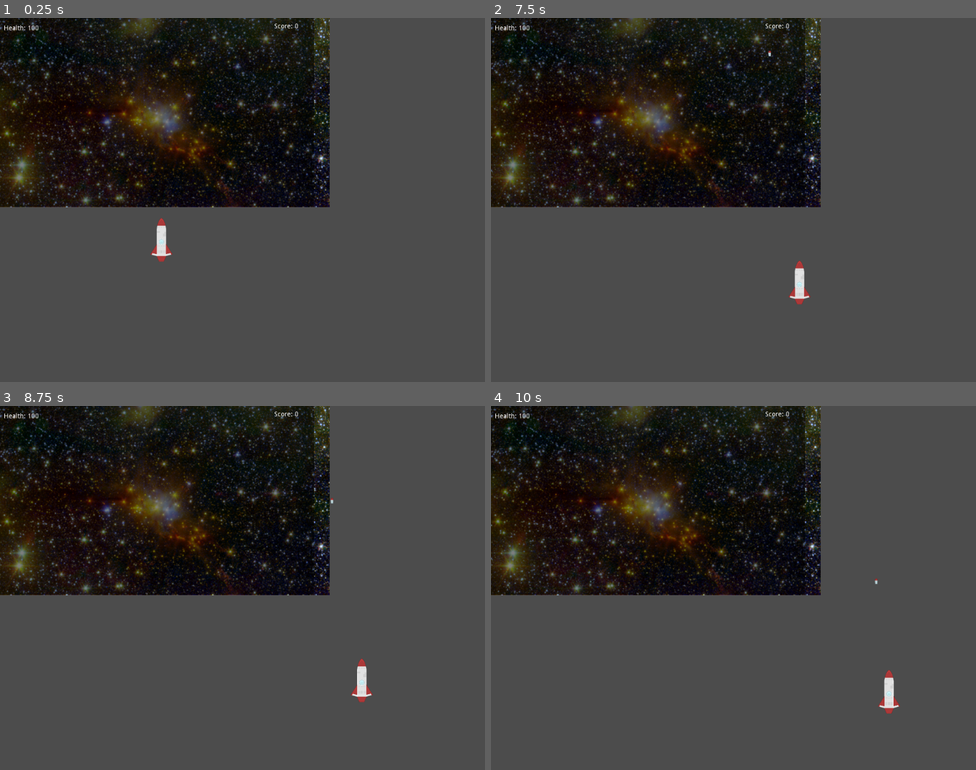
Above: before the commit, frames 1-4 (two rows, left to right).
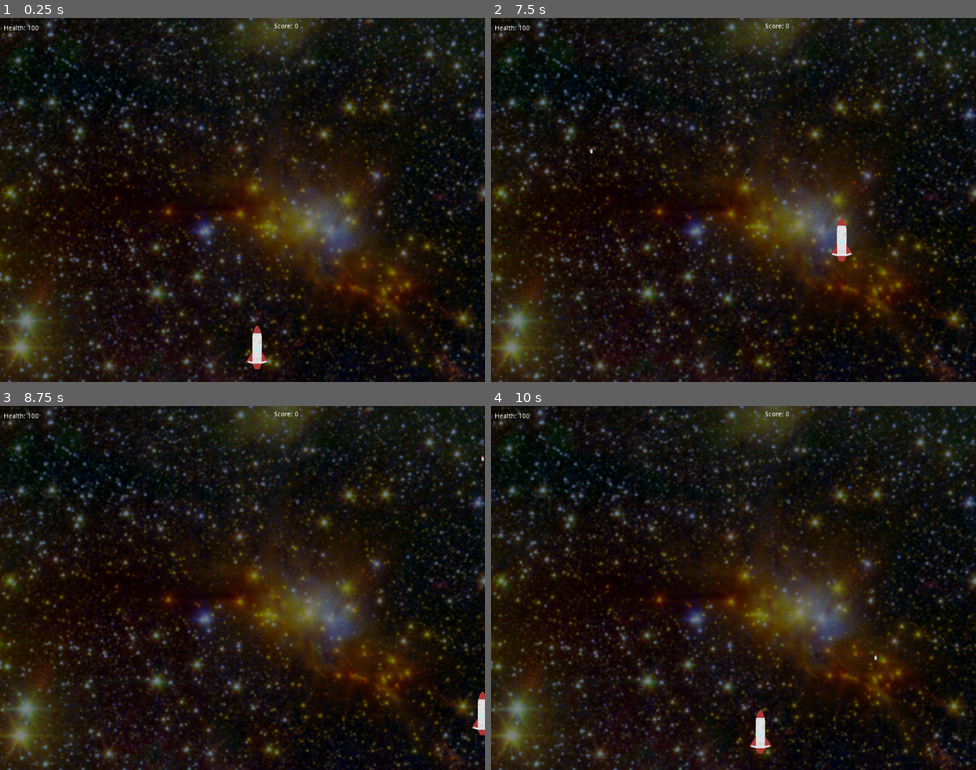
Above: after the commit, the same moments.

Repository: maliklyu/04-Space-Shooter
Game: Godot game, scene res://Scenes/ Game.tscn
Same seed, same stepped clock (60 frames per second), same inputs: the game is played once before the commit and once after it.
Inputs:
- Up to frame 1 (0.25 s): no input
- Up to frame 2 (7.5 s): tap Enter at 0.5 s; hold D (Right) 0.53-1.28 s; hold Space (Fire) 0.53-1.28 s; hold S (Down) 1.28-2.03 s; tap Space (Fire) every 1.5 s from 1.35 to 7.35 s; hold D (Right) 2.03-2.78 s; hold Space (Fire) 2.03-2.78 s; hold W (Up) 2.78-3.53 s; hold Space (Fire) 3.53-4.28 s; hold A (Left) 3.53-5.03 s; hold S (Down) 5.03-5.78 s; hold Space (Fire) 5.03-5.78 s; hold D (Right) 5.78-6.53 s; hold W (Up) 6.53-7.28 s; hold Space (Fire) 6.53-7.28 s; hold D (Right) from 7.28 s (still down)
- Up to frame 3 (8.75 s): release D (Right) at 8.03 s; hold S (Down) from 8.03 s (still down); hold Space (Fire) from 8.03 s (still down)
- Up to frame 4 (10 s): release S (Down) at 8.78 s; release Space (Fire) at 8.78 s; hold A (Left) 8.78-9.53 s; tap Space (Fire) at 8.85 s; hold W (Up) from 9.53 s (still down); hold Space (Fire) from 9.53 s (still down)

The runs differ from the first frame. In frame 1, 78% of the frame differs, in the area x 0-100%, y 0-100%; in frame 2, 78%; in frame 3, 78%; in frame 4, 78%.
Error in both runs: Invalid call. Nonexistent function 'ser_angular_velocity' in base 'Physics2DDirectBodyStateSW'. (res://Scripts/Bullet_R.gd:28)

Commit message:
Some small corrections
Hopefully this helps. It looks like Godot became a little confused about the size of the viewport. I also fixed the slow movement problem you identified.

Diff:
--- a/Scenes/ Game.tscn
+++ b/Scenes/ Game.tscn
@@ -13,14 +13,16 @@
 [node name="Background" type="Node2D" parent="."]
 
 [node name="Sprite" type="Sprite" parent="Background"]
-position = Vector2( -35.5, -1.5 )
-scale = Vector2( 1.143, 1.143 )
+position = Vector2( -115.5, -13.5 )
+scale = Vector2( 2.39443, 2.39443 )
 texture = ExtResource( 1 )
 centered = false
 
 [node name="ColorRect" type="ColorRect" parent="Background"]
-margin_right = 663.0
-margin_bottom = 398.0
+margin_left = -114.0
+margin_top = -8.0
+margin_right = 1322.0
+margin_bottom = 854.0
 color = Color( 0, 0, 0, 0.501961 )
 __meta__ = {
 "_edit_use_anchors_": false
@@ -35,7 +37,7 @@
 [node name="Enemy Bullets" type="Node2D" parent="."]
 
 [node name="Player" type="KinematicBody2D" parent="."]
-position = Vector2( 341, 329 )
+position = Vector2( 543, 695 )
 script = ExtResource( 7 )
 __meta__ = {
 "_edit_group_": true
--- a/Scripts/Player.gd
+++ b/Scripts/Player.gd
@@ -4,7 +4,7 @@
 export var score = 0
 export var margin = 5
 export var y_range = 300
-export var acceleration = 0.5
+export var acceleration = 0.2
 
 var velocity = Vector2(0,0)
 
@@ -40,13 +40,13 @@
 		b.position.y -= 25
 		get_node("/root/Game/Bullets").fire(b)
 
-	if Input. is_action_just_pressed("Left"):
+	if Input. is_action_pressed("Left"):
 		velocity.x -= acceleration
-	if Input. is_action_just_pressed("Right"):
+	if Input. is_action_pressed("Right"):
 		velocity.x += acceleration
-	if Input. is_action_just_pressed("Up"):
+	if Input. is_action_pressed("Up"):
 		velocity.y -= acceleration
-	if Input. is_action_just_pressed("Down"):
+	if Input. is_action_pressed("Down"):
 		velocity.y += acceleration
 
 	if position.x < margin:
--- a/project.godot
+++ b/project.godot
@@ -23,7 +23,6 @@
 
 window/size/height=768
 window/size/resizable=false
-window/size/fullscreen=true
 
 [input]
 
